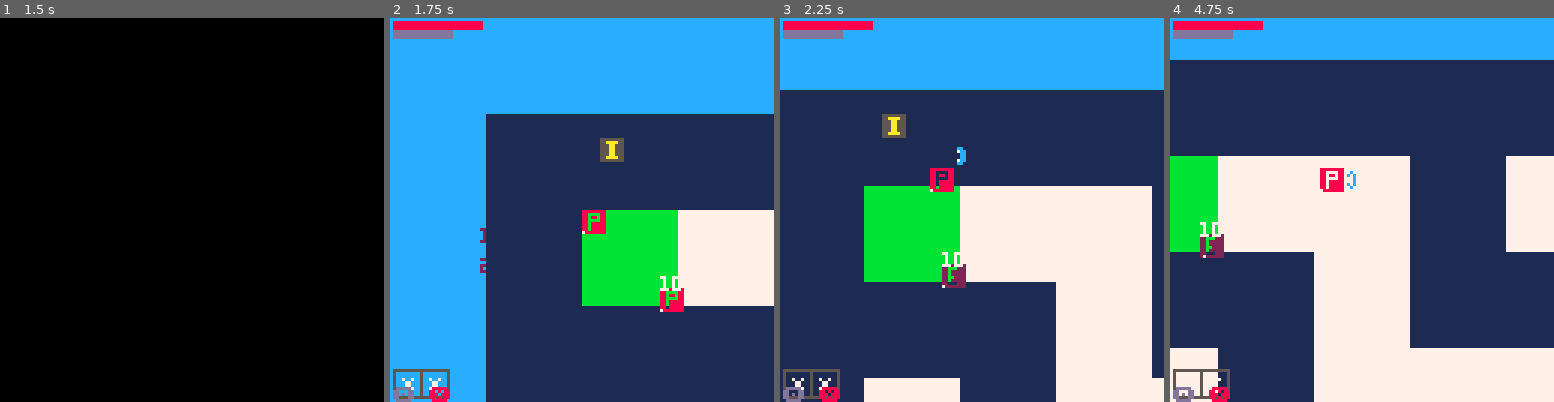
Above: before the commit, frames 1-4 (left to right).
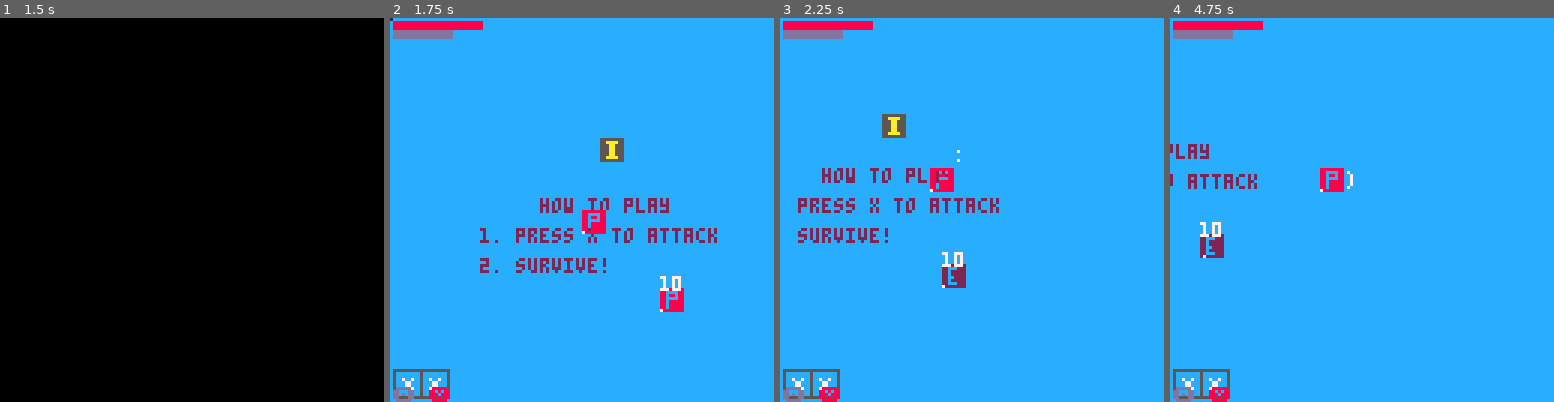
Above: after the commit, the same moments.

Repository: FrederikHR/GDB
Game: PICO-8 cartridge NewGame/main.p8
Two runs of this game, one before a commit and one after it. Both use one fixed random seed, a clock stepped at 60 frames per second and the inputs below.
Inputs:
- Up to frame 1 (1.5 s): tap X (X key) at 0.33, 1.07 s; tap O (Z key) at 0.7 s
- Up to frame 2 (1.75 s): hold Right from 1.6 s (still down); tap O (Z key) at 1.7 s
- Up to frame 3 (2.25 s): tap X (X key) at 1.85 s; release Right at 2.1 s; tap O (Z key) at 2.1 s; hold Up from 2.15 s (still down)
- Up to frame 4 (4.75 s): release Up at 2.42 s; hold Right 2.47-3.03 s; tap O (Z key) every 0.4 s from 2.5 to 4.5 s; tap X (X key) at 2.97, 4.08 s; hold Left 3.08-3.58 s; hold Down 3.63-3.97 s; hold Right 4.02-4.68 s; hold Up from 4.73 s (still down)

Frame 1 is identical in both runs. In frame 2, 55% of the frame differs, in the area x 0-100%, y 0-100%; in frame 3, 79%; in frame 4, 88%, in the area x 0-100%, y 10-100%.

Commit message:
easy scaling and offsets

Diff:
--- a/NewGame/scripts/levelgen/init.lua
+++ b/NewGame/scripts/levelgen/init.lua
@@ -7,7 +7,7 @@
     --prl = perlin()
     --prl:init()
     --prl:getmapdata(0,150,0,150)
-    maze = init_maze(maze_size,maze_size,5,-600,-600)
+    maze = init_maze(maze_size,maze_size,5,-400,-400)
     backtrack(maze,maze_size,maze_size)
 end
 
@@ -15,22 +15,22 @@
     for x = 1,#maze do
         for y = 1,#maze[1] do
             --draw_rect(x,y, flr(prl.fmap[x][y]))
-            draw_maze_room(x,y,maze[x][y])
+            draw_maze_room(x,y,maze[x][y],maze.scale,maze.ox,maze.oy)
         end
     end
 end
 
-function draw_maze_room(x,y,room)
-    local size = 32
+function draw_maze_room(x,y,room,scale,ox,oy)
+    local size = scale*8
 
-    rectfill(x*size, y*size, x*size+size, y*size+size, 7)
+    rectfill(x*size+ox, y*size+oy, x*size+size+ox, y*size+size+oy, 7)
     if room.goal then
-        rectfill(x*size, y*size, x*size+size, y*size+size, 11)
+        rectfill(x*size+ox, y*size+oy, x*size+size+ox, y*size+size+oy, 11)
     end
     if room.is_wall then
-        rectfill(x*size, y*size, x*size+size, y*size+size, 1)
+        rectfill(x*size+ox, y*size+oy, x*size+size+ox, y*size+size+oy, 1)
         if room.goal then
-            rectfill(x*size, y*size, x*size+size, y*size+size, 9)
+            rectfill(x*size+ox, y*size+oy, x*size+size+ox, y*size+size+oy, 9)
         end
     end
 
--- a/NewGame/scripts/levelgen/recursive-backtracker.lua
+++ b/NewGame/scripts/levelgen/recursive-backtracker.lua
@@ -1,6 +1,6 @@
 -- returns a two-dimensional array of width*height size, populated with maze rooms that are completely closed
 function init_maze(width, height,scale,ox,oy)
-    local maze = {}
+    local maze = {scale=scale,ox=ox,oy=oy}
 
     for x=1, (width*2)+1 do
         maze[x] = {}
